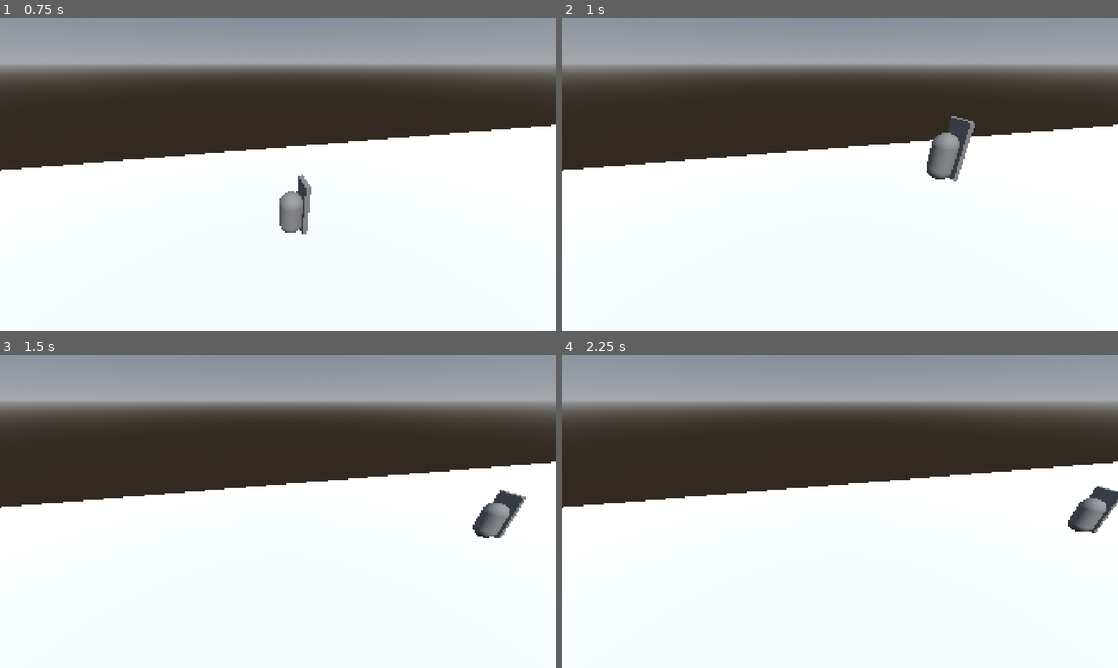
Above: before the commit, frames 1-4 (two rows, left to right).
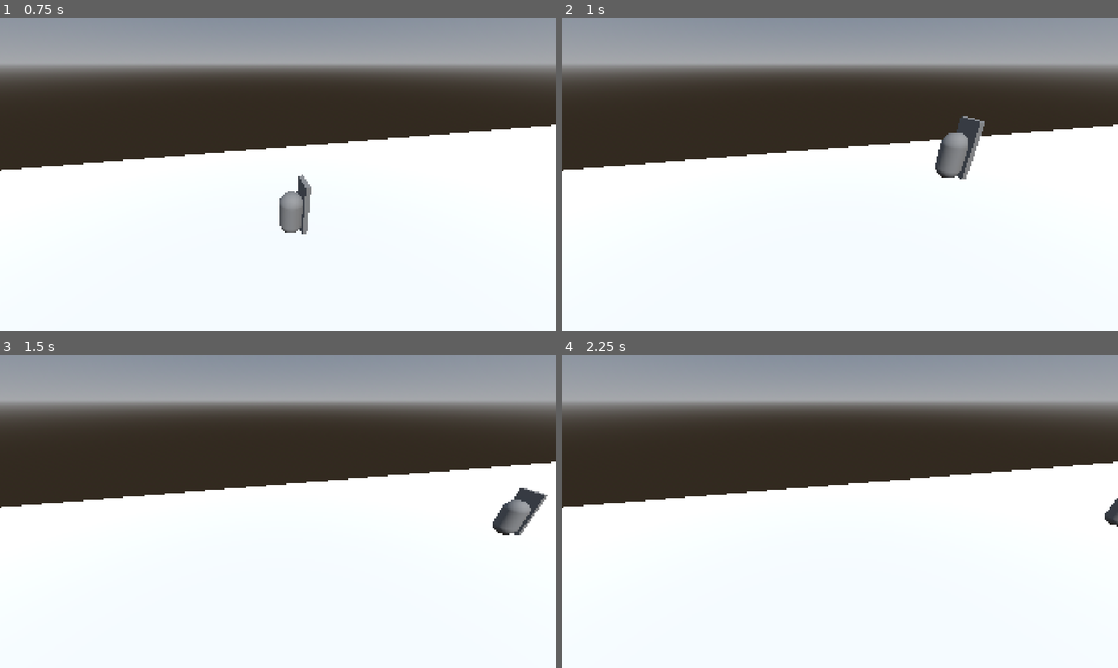
Above: after the commit, the same moments.

Repository: Derpest2Dude/AGL-Mini-Game-Jam-Team-2
Game: Godot game, scene res://Scenes/Test Scenes/jake_test_2.tscn
Same seed, same stepped clock (60 frames per second), same inputs: the game is played once before the commit and once after it. The project has no main scene, so this scene is started directly.
Inputs:
- Up to frame 1 (0.75 s): tap Enter at 0.5 s; hold D (move_right) from 0.53 s (still down)
- Up to frame 2 (1 s): keep holding D (move_right); tap W (jump) at 0.77 s
- Up to frame 3 (1.5 s): release D (move_right) at 1.28 s; hold A (move_left) from 1.28 s (still down)
- Up to frame 4 (2.25 s): tap W (jump) at 1.52 s; release A (move_left) at 2.03 s; hold D (move_right) from 2.03 s (still down)

Frame 1 is identical in both runs. In frame 2, 1.1% of the frame differs, in the area x 65-76%, y 31-53%; in frame 3, 1.3%, in the area x 85-99%, y 42-59%; in frame 4, 0.9%.

Commit message:
Change move_speed according to direction
Counteracts platform movement
TODO: use actual platform speed for move_speed changes

Diff:
--- a/Scripts/character_body_3d.gd
+++ b/Scripts/character_body_3d.gd
@@ -8,9 +8,13 @@
 var jump_accel = 0
 const MOVE_ACCEL = 1
 const MOVE_DECEL = MOVE_ACCEL * 2
-var MOVE_SPEED = 15.0
+const BASE_SPEED = 15.0
+var move_speed = BASE_SPEED
 var direction = 1
 var mantling = false
+
+#replace with platform speed
+const PLATFORM_SPEED = 10
 
 func _physics_process(delta: float) -> void:
 
@@ -34,14 +38,16 @@
 	# Get the input direction and handle the movement/deceleration.
 	if Input.is_action_just_pressed("move_left"):
 		direction = -1
+		move_speed = BASE_SPEED - PLATFORM_SPEED
 	elif Input.is_action_just_pressed("move_right"):
 		direction = 1
+		move_speed = BASE_SPEED + PLATFORM_SPEED
 	if is_on_floor():
 		if (Input.is_action_pressed("move_left") and direction == -1) or (Input.is_action_pressed("move_right") and direction == 1):
 			if velocity.normalized().x == direction:
-				velocity.x = move_toward(velocity.x, MOVE_SPEED * direction, MOVE_ACCEL)
+				velocity.x = move_toward(velocity.x, move_speed * direction, MOVE_ACCEL)
 			elif velocity.normalized().x != direction:
-				velocity.x = move_toward(velocity.x, MOVE_SPEED * direction, MOVE_DECEL)
+				velocity.x = move_toward(velocity.x, move_speed * direction, MOVE_DECEL)
 		else:
 			velocity.x = move_toward(velocity.x, 0, MOVE_DECEL)
 
